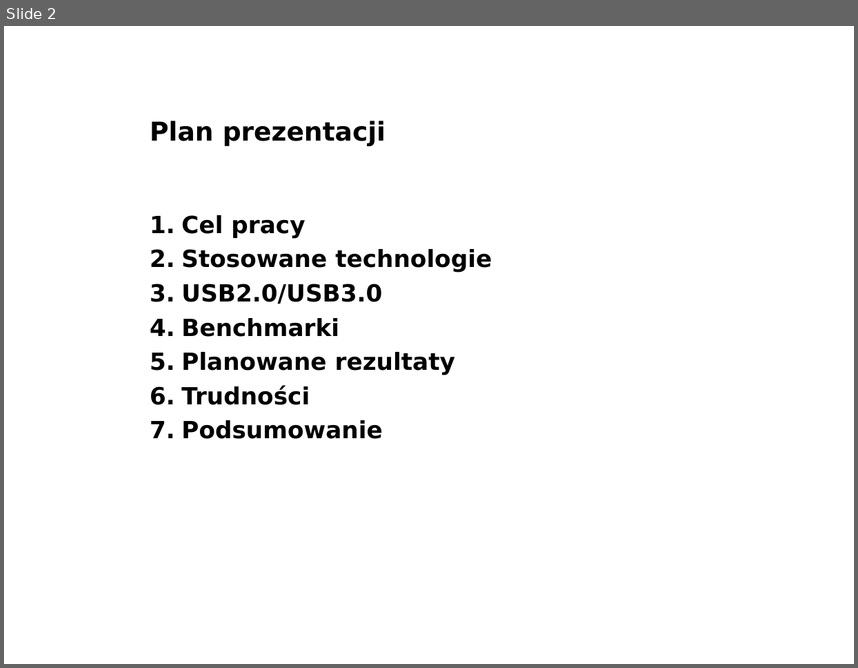
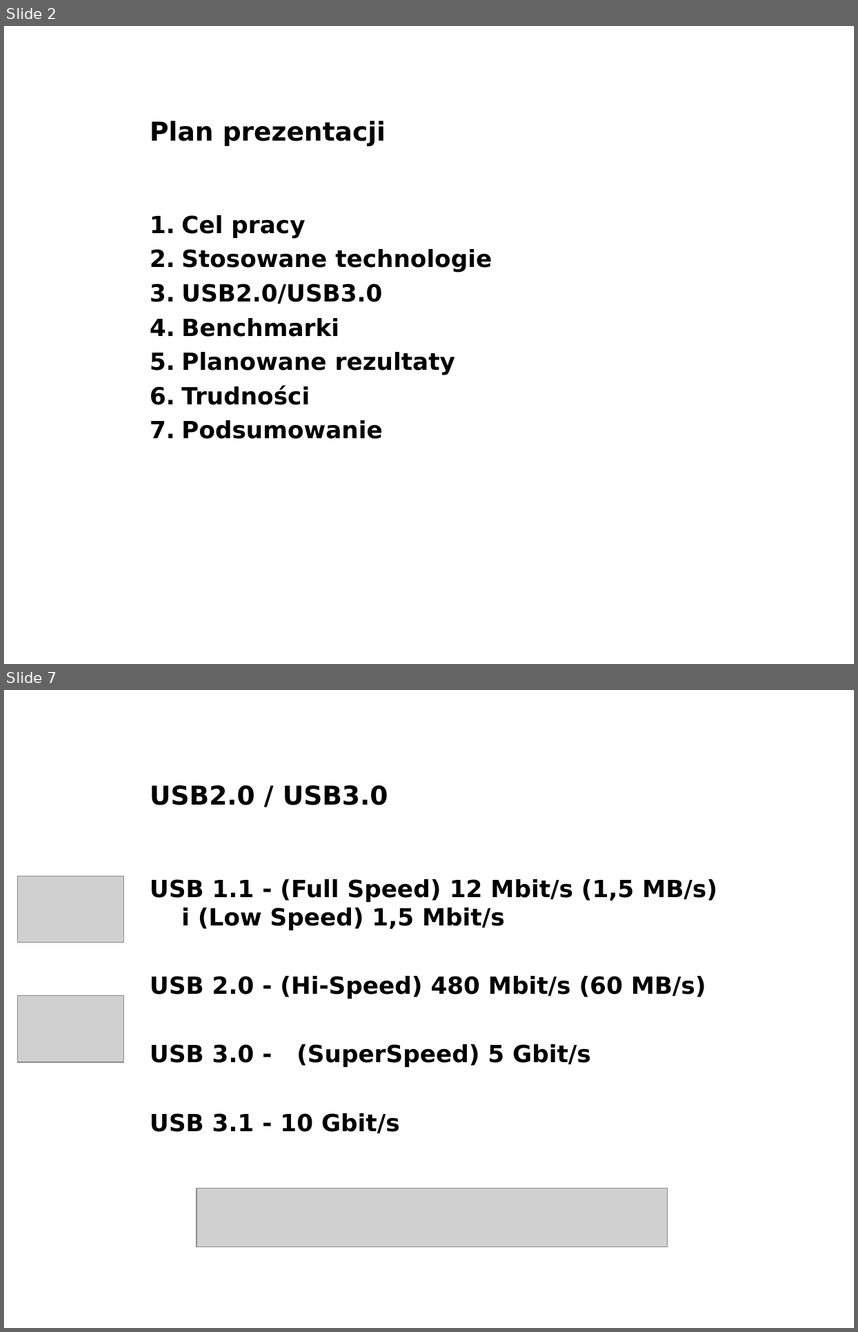
Before and after one commit to lpawlik91/USBSpeedTest, a slide deck: docs/seminaria1.ppt. Shown one above the other, each under a label of ours: slide 2 before the commit, slides 2 and 7 after it; the slides between them are not shown. The pictures are 858x668 and 858x1332 pixels, drawn with LibreOffice and Linux fonts; fonts in the diff are those of the drawing; grey boxes stand for pictures; background and template pictures are left out. Boxes give left, top, right and bottom in pixels: in the first picture for what was removed or moved away, otherwise in the second. Text is boxed around its words. In the diff, an @@ line names an element or a change of style, - is before the commit and + after.

```diff
--- a/docs/seminaria1.ppt
+++ b/docs/seminaria1.ppt
@@ slide 7 added at (4, 690, 854, 1328), background picture (left out) @@
@@ title added at (150, 785, 388, 805), 22 pt, text #000000, bold @@
+USB2.0 / USB3.0
@@ picture added at (18, 876, 124, 943) @@
@@ text added at (150, 879, 717, 1134), 20 pt, text #000000, bold @@
+USB 1.1 - (Full Speed) 12 Mbit/s (1,5 MB/s)
+i (Low Speed) 1,5 Mbit/s
+USB 2.0 - (Hi-Speed) 480 Mbit/s (60 MB/s)
+USB 3.0 - (SuperSpeed) 5 Gbit/s
+USB 3.1 - 10 Gbit/s
@@ picture added at (18, 995, 124, 1061) @@
@@ picture added at (197, 1188, 668, 1247) @@
```
Also in this commit, not shown: 3 slides changed, 5 other slides added, 4 slides removed.
